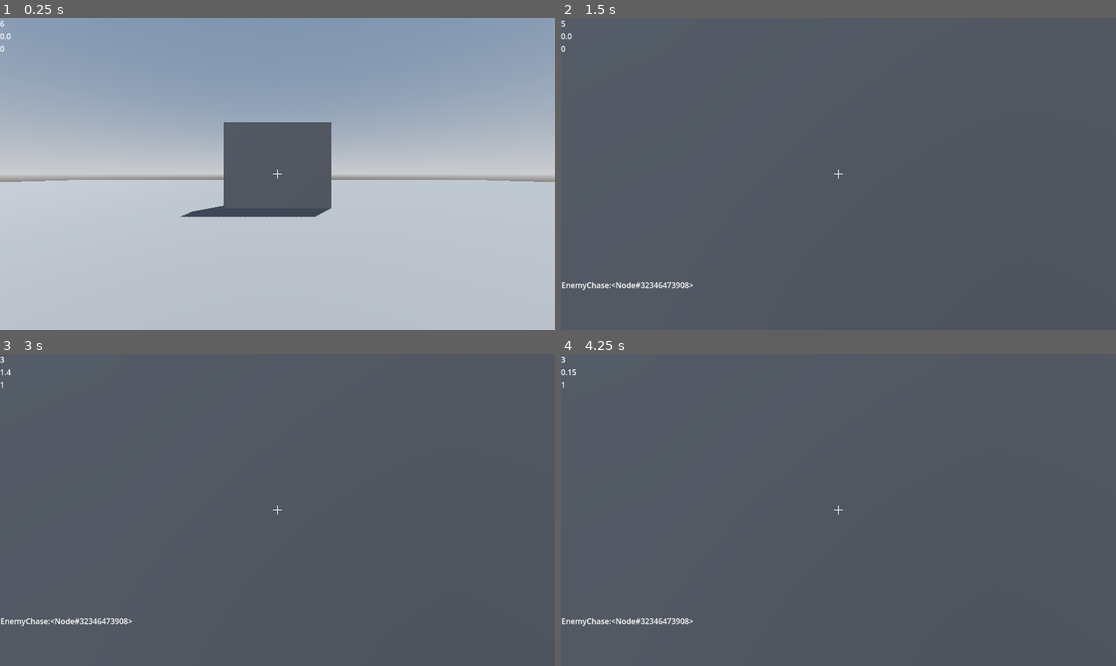
Above: before the commit, frames 1-4 (two rows, left to right).
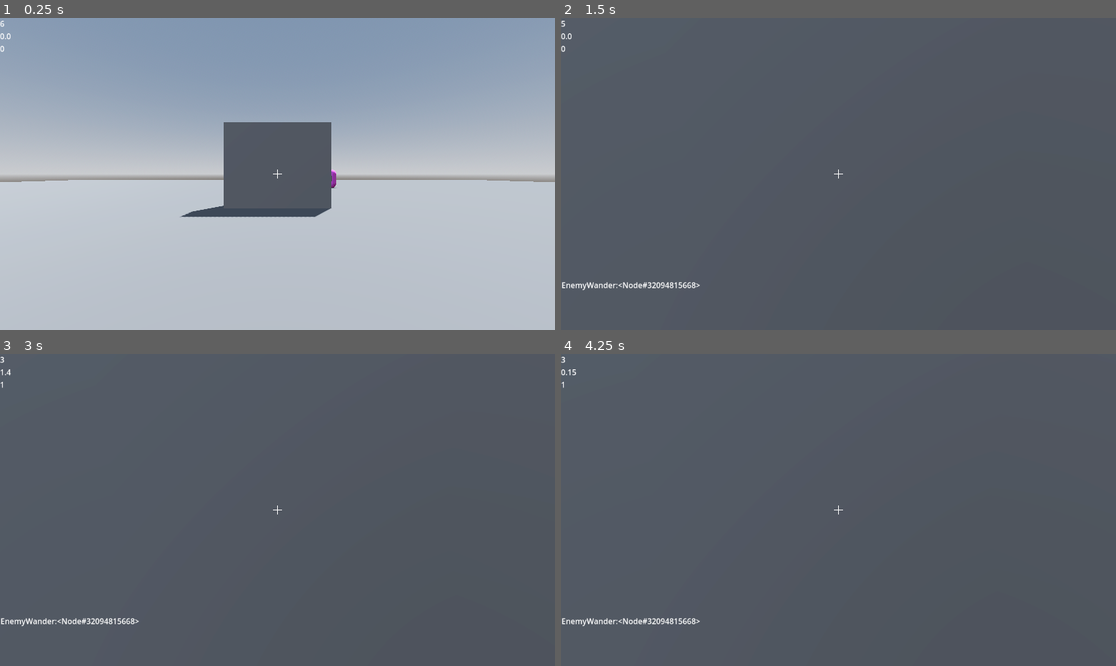
Above: after the commit, the same moments.

Repository: c-dez/playground
Game: Godot game, scene res://scenes/levels/test_level.tscn
The game is run twice, just before and just after one commit, with the same random seed, the same clock (stepped at 60 frames per second) and the same inputs.
Inputs (mouse positions are in pixels of both pictures, inside the frame that each line leads up to):
- Up to frame 1 (0.25 s): no input
- Up to frame 2 (1.5 s): tap Enter at 0.5 s; move the mouse to (866, 174) at 0.52 s; hold W (forward) from 0.53 s (still down); click (866, 174) at 0.6 s; tap Shift (shift, bound only after the commit) at 0.8, 1.35 s; move the mouse to (810, 174) at 1.27 s
- Up to frame 3 (3 s): keep holding W (forward); click (249, 510) at 1.55 s; tap Space (space) at 2 s; move the mouse to (288, 503) at 2.02 s; click (288, 503) at 2.1 s; tap Shift (shift, bound only after the commit) at 2.3 s; tap Enter at 2.75 s; move the mouse to (271, 516) at 2.77 s; tap R (r_key) at 2.85 s
- Up to frame 4 (4.25 s): keep holding W (forward); click (832, 516) at 3.05 s; tap Space (space) at 3.5 s; move the mouse to (877, 513) at 3.52 s; right-click (877, 513) at 3.6 s; tap Shift (shift, bound only after the commit) at 3.8 s

The runs differ from the first frame. In frame 1, less than 0.1% of the frame differs, in the area x 59-61%, y 48-55%; in frame 2, 0.3%, in the area x 4-26%, y 84-87%; in frame 3, 0.3%; in frame 4, 0.3%.

Commit message:
cambiado referencias a enemy, player

Diff:
--- a/globals/player_input.gd
+++ b/globals/player_input.gd
@@ -2,16 +2,18 @@
 ## Global encargado de tomar los inputs raw de el player y darles comportamientos
 
 var _jump_buffer_timer: Timer
+var _shift_buffer_timer: Timer
 
 const BUTTONS: Dictionary = {
 	"space": "space",
 	"left_mb": "left_mb",
 	"right_mb": "right_mb",
+	"shift": "shift",
 }
 
 
 func _ready():
-	_set_buffer_timer()
+	_set_jump_buffer_timer()
 
 
 func jump_input_buffered(buffer_time: float = 0.2) -> bool:
@@ -26,12 +28,18 @@
 	return dir
 
 
-func _set_buffer_timer() -> void:
+func left_mb() -> bool:
+	return Input.is_action_just_pressed(BUTTONS["left_mb"])
+
+
+func _set_jump_buffer_timer() -> void:
 	_jump_buffer_timer = Timer.new()
 	add_child(_jump_buffer_timer)
 	_jump_buffer_timer.autostart = false
 	_jump_buffer_timer.one_shot = true
 
 
-func left_mb() -> bool:
-	return Input.is_action_just_pressed(BUTTONS["left_mb"])
+func shift_buffer():
+	_shift_buffer_timer = Timer.new()
+	add_child(_shift_buffer_timer)
+	####
--- a/project.godot
+++ b/project.godot
@@ -61,3 +61,8 @@
 "events": [Object(InputEventKey,"resource_local_to_scene":false,"resource_name":"","device":-1,"window_id":0,"alt_press …(191 unchanged characters)…
 ]
 }
+shift={
+"deadzone": 0.2,
+"events": [Object(InputEventKey,"resource_local_to_scene":false,"resource_name":"","device":-1,"window_id":0,"alt_pressed":false,"shift_pressed":false,"ctrl_pressed":false,"meta_pressed":false,"pressed":false,"keycode":0,"physical_keycode":4194325,"key_label":0,"unicode":0,"location":0,"echo":false,"script":null)
+]
+}
--- a/scenes/levels/test_level.tscn
+++ b/scenes/levels/test_level.tscn
@@ -50,4 +50,4 @@
 transform = Transform3D(1, 0, 0, 0, 1, 0, 0, 0, 1, 0, 0.9999999, 0)
 
 [node name="BaseEnemy" parent="." instance=ExtResource("2_yautc")]
-transform = Transform3D(1, 0, 0, 0, 1, 0, 0, 0, 1, 10, 2, 0)
+transform = Transform3D(1, 0, 0, 0, 1, 0, 0, 0, 1, 5.8454895, 2, -22.046486)
--- a/state_machine/enemy_attack.gd
+++ b/state_machine/enemy_attack.gd
@@ -1,5 +1,8 @@
 extends State
 class_name EnemyAttack
+
+@onready var enemy: BaseEnemy = get_parent().get_parent()
+@onready var player: CharacterBody3D = get_tree().get_first_node_in_group('player')
 
 
 func process(_delta:float)-> void:
--- a/state_machine/enemy_chase.gd
+++ b/state_machine/enemy_chase.gd
@@ -1,6 +1,9 @@
 extends State
 class_name EnemyChase
 
+
+@onready var enemy: BaseEnemy = get_parent().get_parent()
+@onready var player: CharacterBody3D = get_tree().get_first_node_in_group('player')
 
 func process(_delta: float) -> void:
 	enemy.nav.set_target_position(player.global_position)
@@ -21,7 +24,6 @@
 	_look_at_player()
 
 
-
 func _look_at_player() -> void:
 	var mesh = enemy.get_node('MeshInstance3D')
 	var target = player.global_position - mesh.global_position
--- a/state_machine/enemy_wander.gd
+++ b/state_machine/enemy_wander.gd
@@ -4,6 +4,9 @@
 var wander_direction: Vector3 = Vector3.ZERO
 var wander_time: float = 0.0
 var look_at := Vector3.ZERO
+
+@onready var enemy: BaseEnemy = get_parent().get_parent()
+@onready var player: CharacterBody3D = get_tree().get_first_node_in_group('player')
 
 func randomize_variables() -> void:
 	wander_time = randf_range(1.5, 4)
--- a/state_machine/state.gd
+++ b/state_machine/state.gd
@@ -1,8 +1,7 @@
 extends Node
 class_name State
 
-@onready var enemy: BaseEnemy = get_parent().get_parent()
-@onready var player: CharacterBody3D = get_tree().get_first_node_in_group('player')
+
 
 signal transitioned(state: State, new_state_name: String)
 
@@ -11,7 +10,7 @@
 	pass
 
 func exit() -> void:
-	print('exit()', name)
+	# print('exit()', name)
 	pass
 
 func process(_delta: float) -> void:
